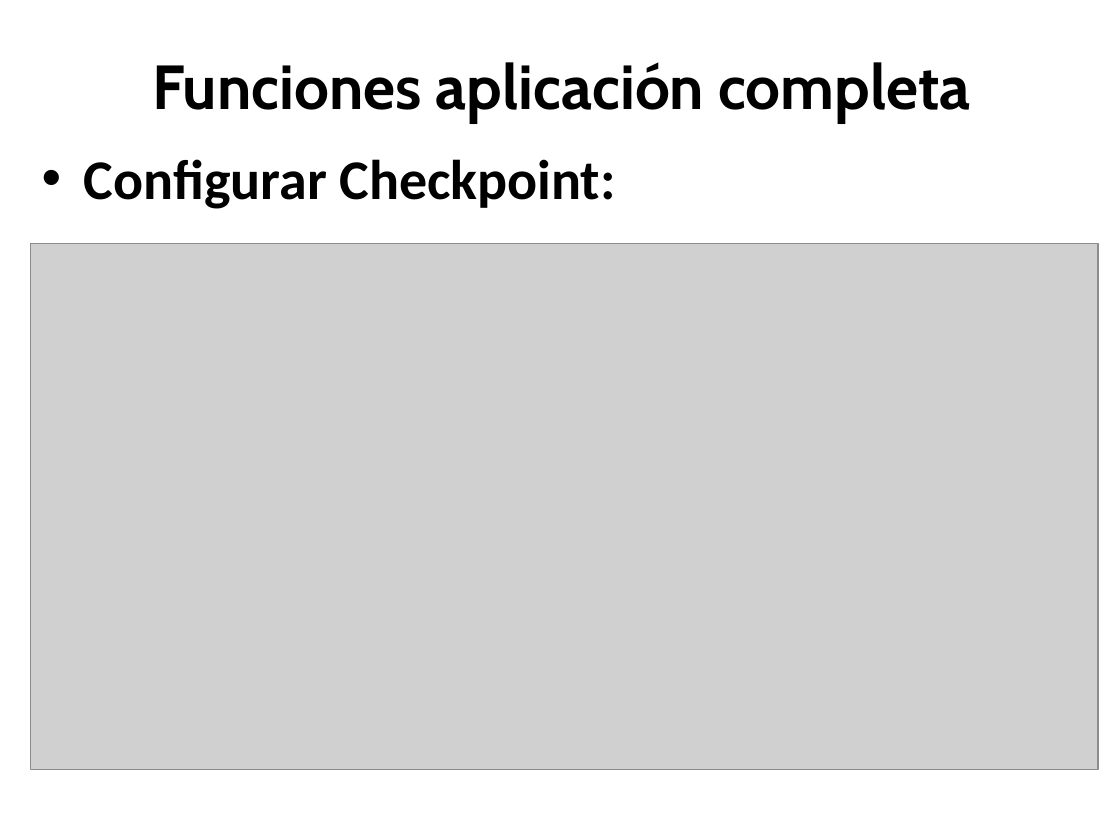
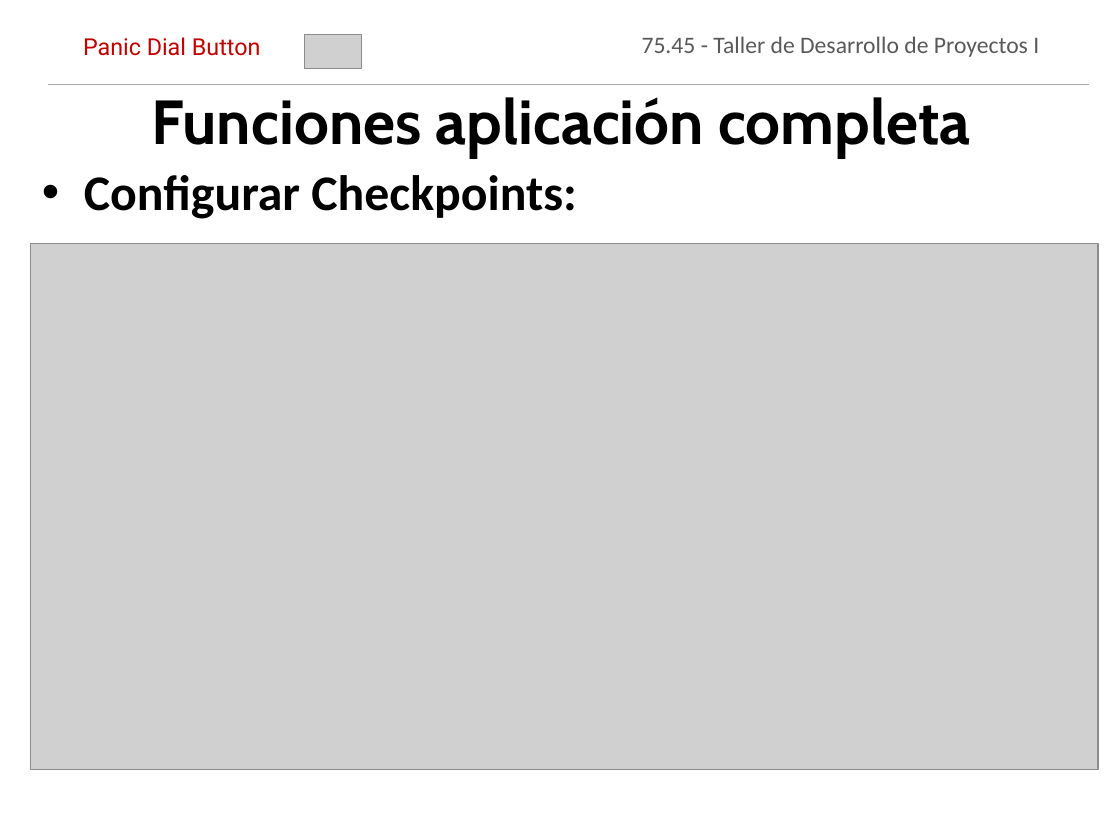
Before and after one commit to jmonetti/2012-1er-taller-de-desarrollo-de-proyectos-i, a slide deck: slide 29 of docs/Presentacion final/PresentacionFinal_V9.pptx. Drawn at 1120x840 pixels with LibreOffice and Linux fonts; fonts in the diff are those of the drawing; grey boxes stand for pictures; background and template pictures are left out. Boxes give left, top, right and bottom in pixels: in the first picture for what was removed or moved away, otherwise in the second. Text is boxed around its words. In the diff, an @@ line names an element or a change of style, - is before the commit and + after.

```diff
--- a/docs/Presentacion final/PresentacionFinal_V9.pptx
+++ b/docs/Presentacion final/PresentacionFinal_V9.pptx
@@ text "Funciones aplicación completa": place and size @@
-text "Funciones aplicación completa" at bbox=[152, 62, 970, 123]
+text "Funciones aplicación completa" at bbox=[152, 97, 970, 158]
@@ text added at bbox=[83, 37, 261, 56], 15 pt, text #C00000 @@
+Panic Dial Button
@@ picture added at bbox=[305, 35, 362, 68] @@
@@ text added at bbox=[642, 36, 1039, 57], 15.2 pt, text #595959 @@
+75.45 - Taller de Desarrollo de Proyectos I
@@ line added from (48, 85) to (1090, 85), #A6A6A6 0.75 pt @@
@@ text at bbox=[84, 175, 576, 219]: text changed; size 36 to 32 pt @@
-• Configurar Checkpoint:
+• Configurar Checkpoints:
```
Also in this commit, not shown: 17 other slides changed.
